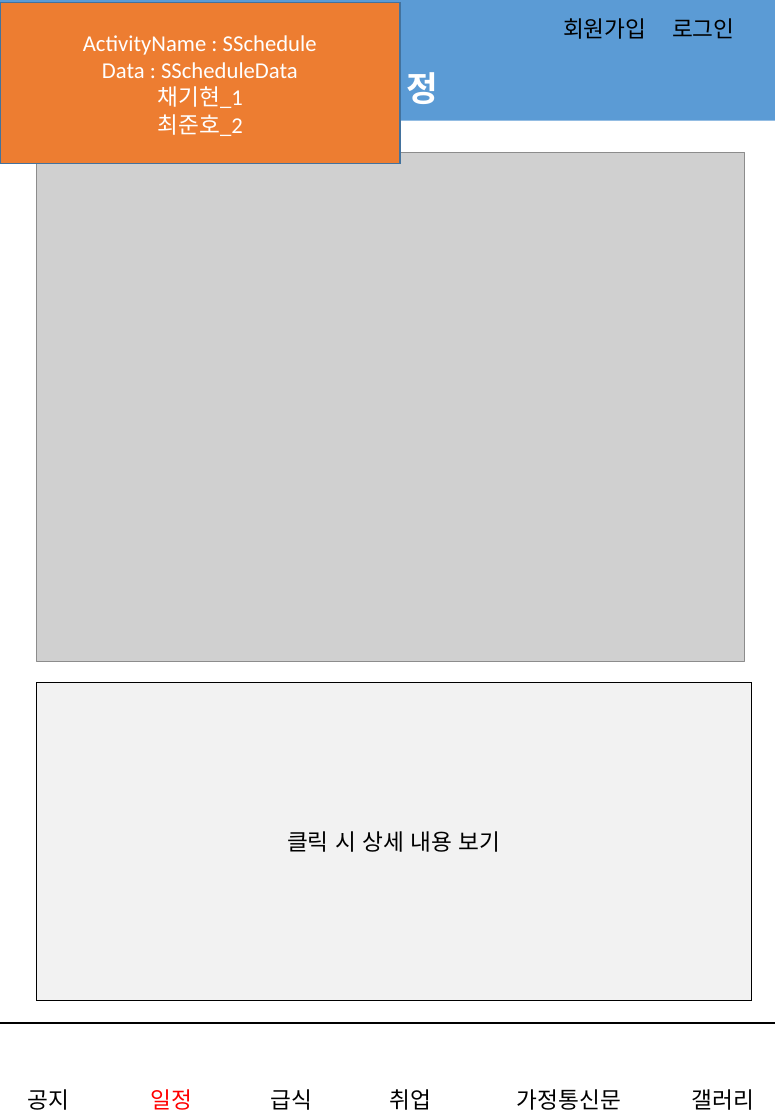
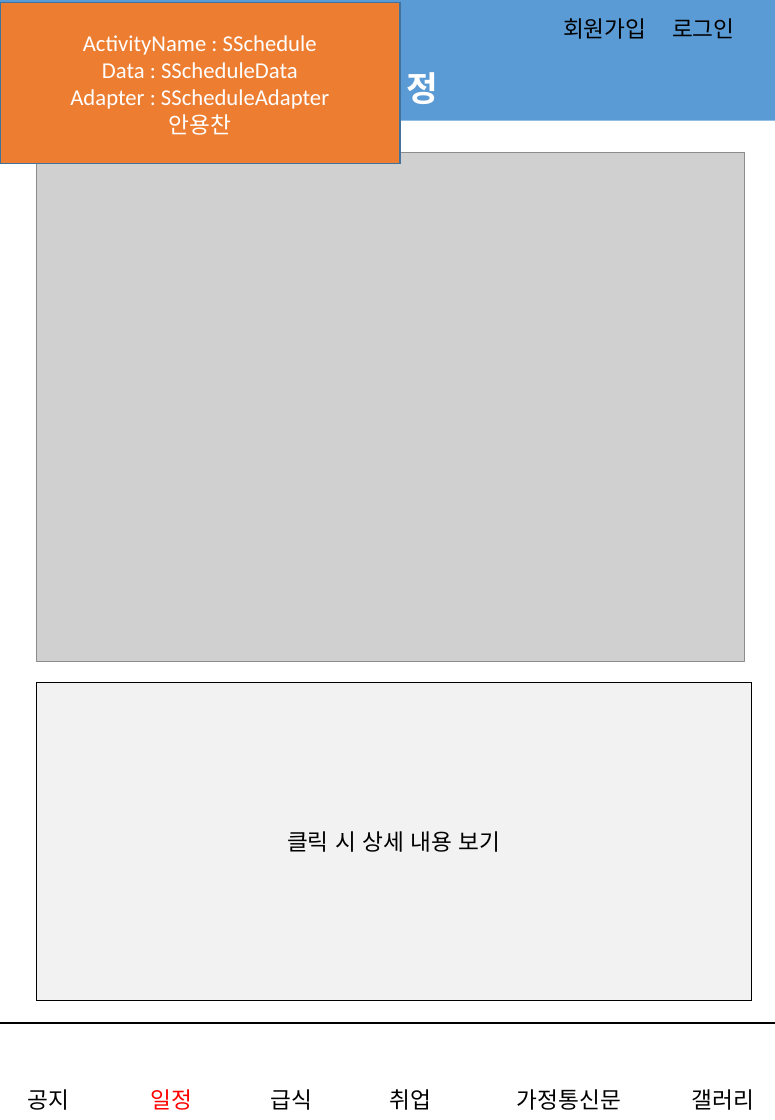
Before and after one commit to jungho-shin/SIHSchool, a slide deck: slide 3 of app/src/main/assets/어플_스토리보드.pptx. Drawn at 775x1120 pixels with LibreOffice and Linux fonts; fonts in the diff are those of the drawing; grey boxes stand for pictures; background and template pictures are left out. Boxes give left, top, right and bottom in pixels: in the first picture for what was removed or moved away, otherwise in the second. Text is boxed around its words. In the diff, an @@ line names an element or a change of style, - is before the commit and + after.

```diff
--- a/app/src/main/assets/어플_스토리보드.pptx
+++ b/app/src/main/assets/어플_스토리보드.pptx
@@ text in rectangle at bbox=[70, 89, 329, 135]: text changed @@
-채기현_1
-최준호_2
+Adapter : SScheduleAdapter
+안용찬
```
Also in this commit, not shown: 11 other slides changed.
